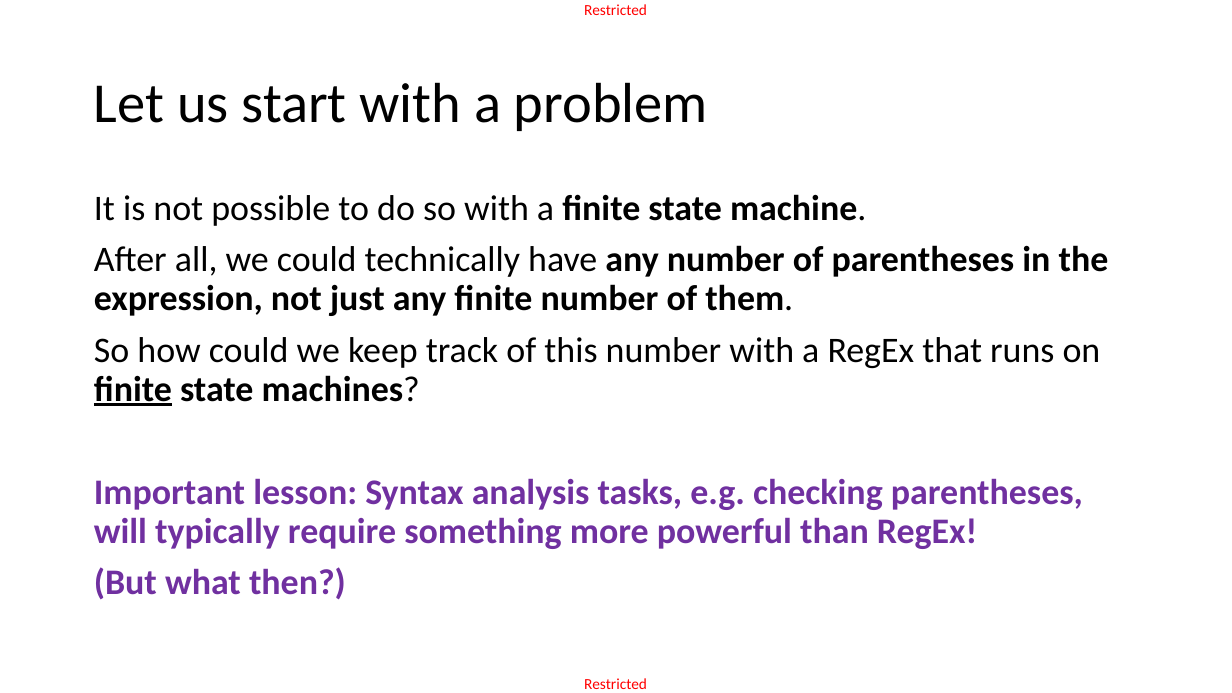
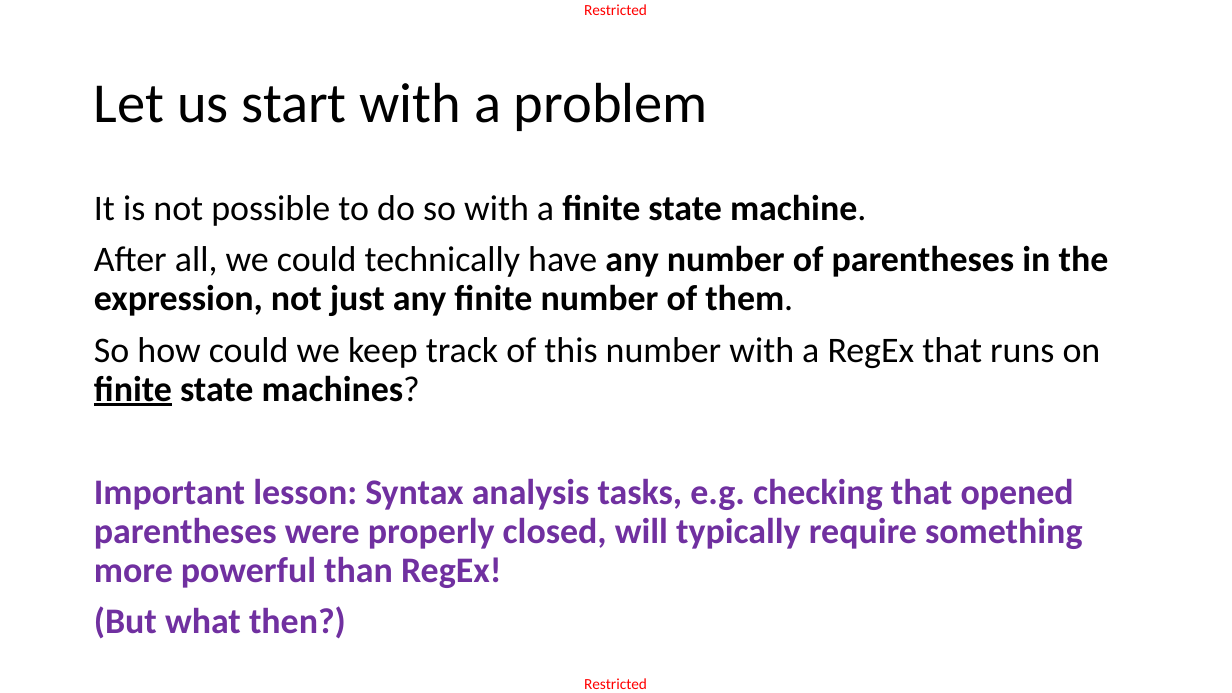
Before and after one commit to matthieudemari/SUTD_PLC_50_051, a slide deck: slide 6 of W9/W9S3 - CFGs/W9S3.pptx. Drawn at 1232x693 pixels with LibreOffice and Linux fonts; fonts in the diff are those of the drawing. Boxes give left, top, right and bottom in pixels: in the first picture for what was removed or moved away, otherwise in the second. Text is boxed around its words. In the diff, an @@ line names an element or a change of style, - is before the commit and + after.

```diff
--- a/W9/W9S3 - CFGs/W9S3.pptx
+++ b/W9/W9S3 - CFGs/W9S3.pptx
@@ text at [94,478,1082,588]: text changed @@
-Important lesson: Syntax analysis tasks, e.g. checking parentheses, will typically require something more powerful than RegEx!
+Important lesson: Syntax analysis tasks, e.g. checking that opened parentheses were properly closed, will typically require something more powerful than RegEx!
```
Also in this commit, not shown: 3 other slides changed, 1 slide removed, 22 other files.
